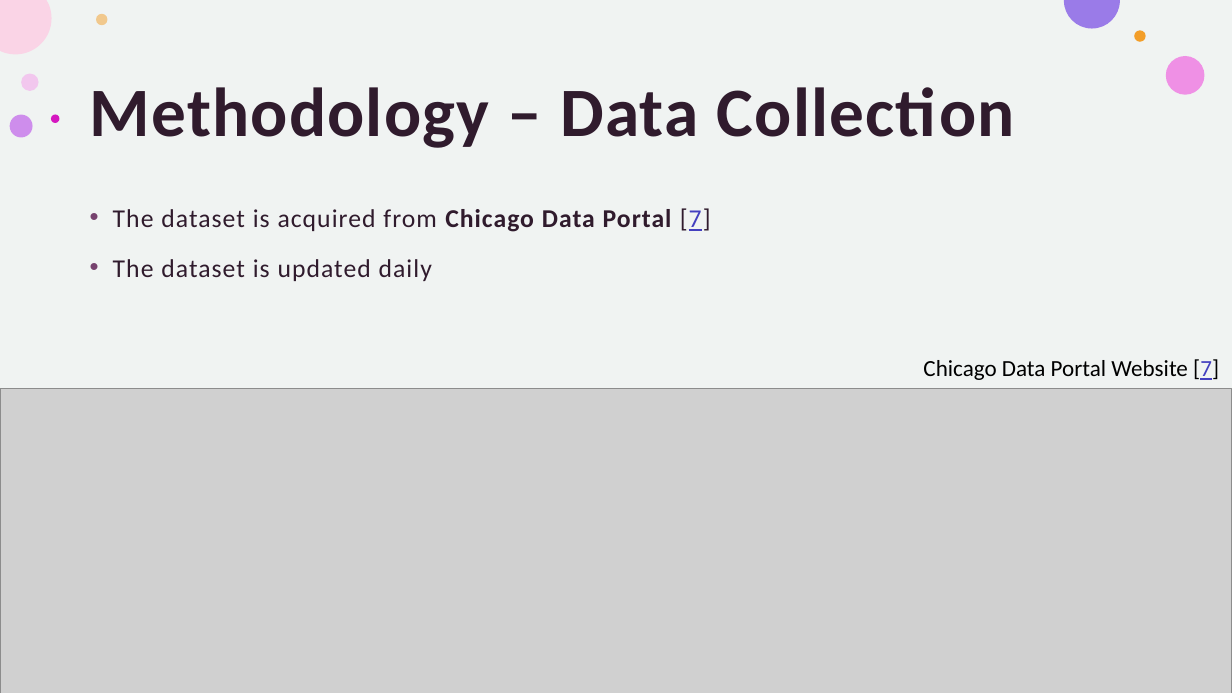
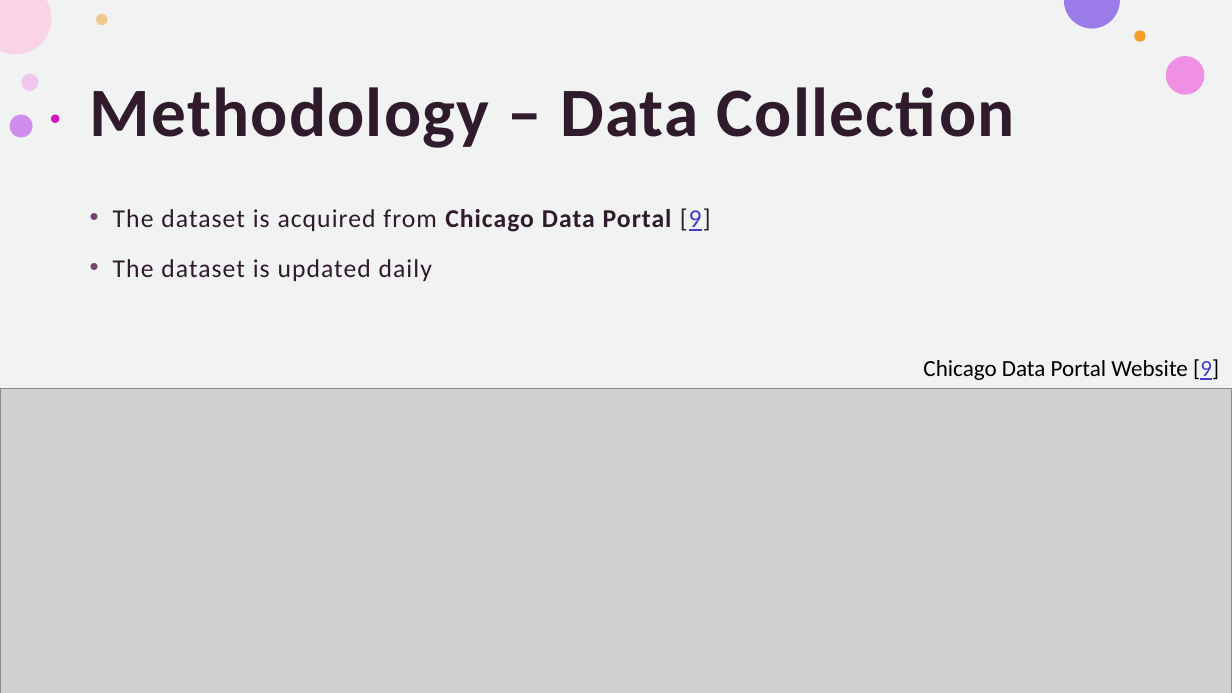
Before and after one commit to kosawa26/Capstone, a slide deck: slide 6 of Midterm_Presentation.pptx (slide 5 before the commit). Drawn at 1232x693 pixels with LibreOffice and Linux fonts; fonts in the diff are those of the drawing; grey boxes stand for pictures. Boxes give left, top, right and bottom in pixels: in the first picture for what was removed or moved away, otherwise in the second. Text is boxed around its words. In the diff, an @@ line names an element or a change of style, - is before the commit and + after.

```diff
--- a/Midterm_Presentation.pptx
+++ b/Midterm_Presentation.pptx
@@ text at box(113, 208, 711, 232): text changed @@
-• The dataset is acquired from Chicago Data Portal [7]
+• The dataset is acquired from Chicago Data Portal [9]
@@ text at box(923, 359, 1219, 380): text changed @@
-Chicago Data Portal Website [7]
+Chicago Data Portal Website [9]
```
Also in this commit, not shown: 4 other slides changed, 1 slide added, 1 other file.
